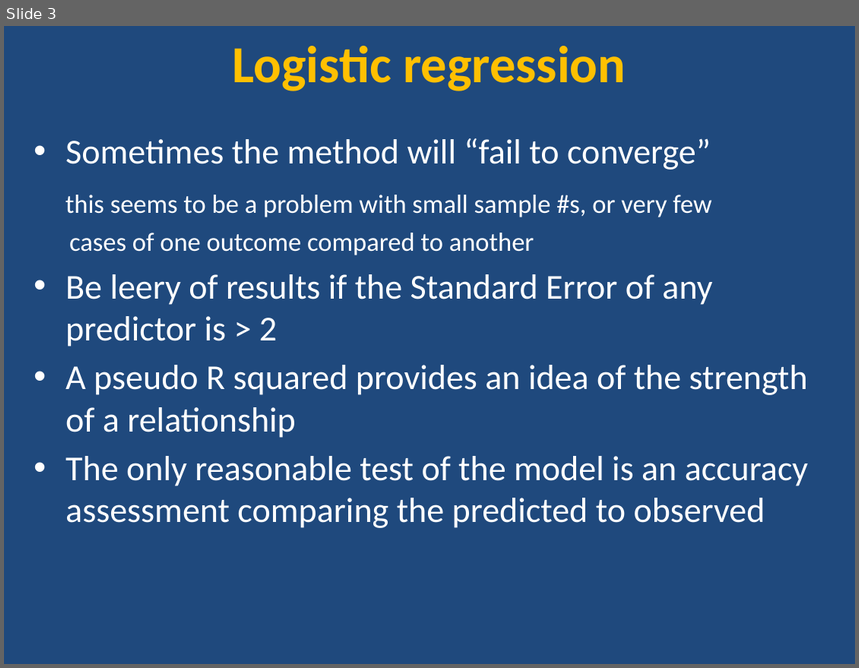
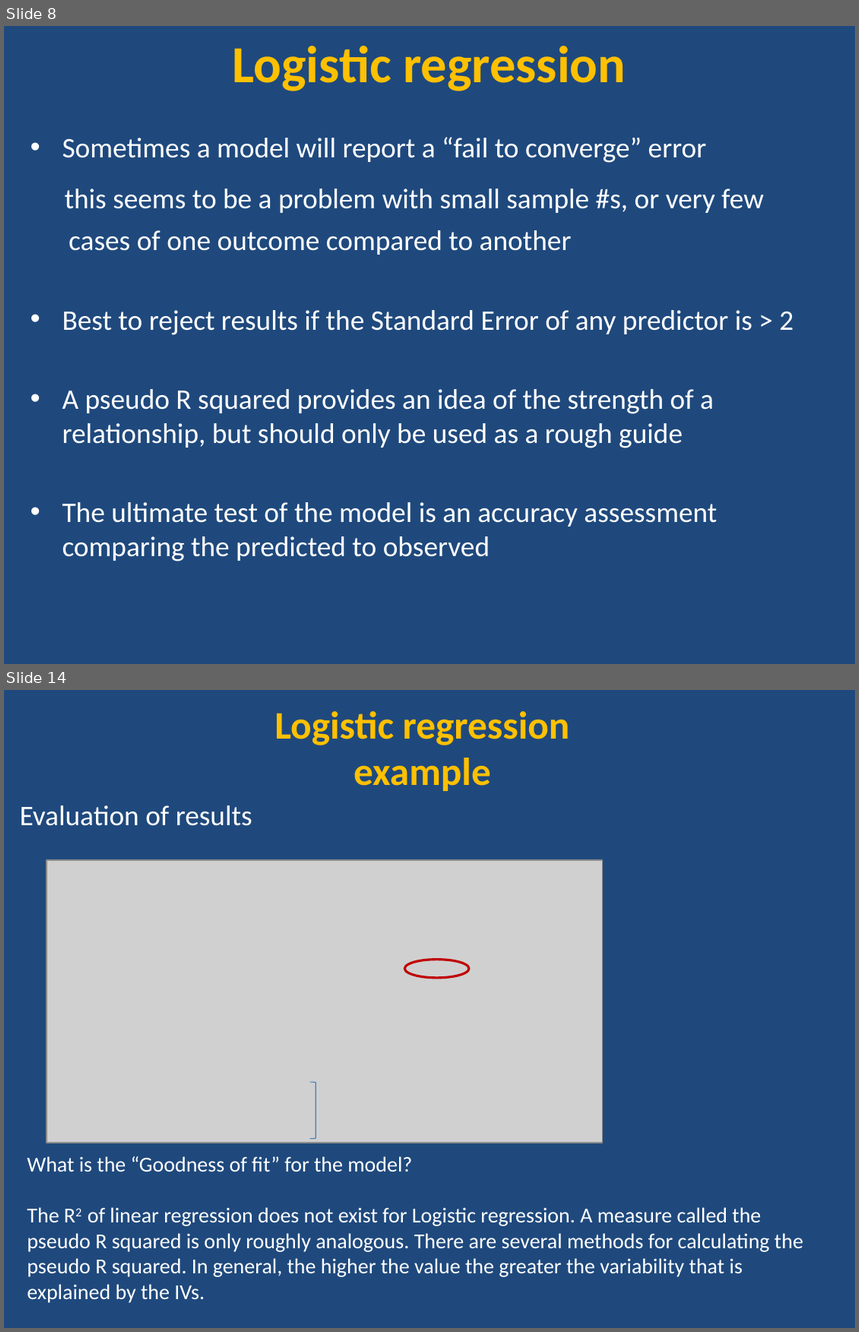
Before and after one commit to ncss-tech/stats_for_soil_survey, a slide deck: presentations/logistic_regression/Logistic.pptx. Shown one above the other, each under a label of ours: slide 3 before the commit, slides 8 and 14 after it; the slides between them are not shown. The pictures are 859x668 and 859x1332 pixels, drawn with LibreOffice and Linux fonts; fonts in the diff are those of the drawing; grey boxes stand for pictures. Boxes give left, top, right and bottom in pixels: in the first picture for what was removed or moved away, otherwise in the second. Text is boxed around its words. In the diff, an @@ line names an element or a change of style, - is before the commit and + after.

Commit message:
updates to logistic

```diff
--- a/presentations/logistic_regression/Logistic.pptx
+++ b/presentations/logistic_regression/Logistic.pptx
@@ slide 14 added at [4,690,855,1328], background #1F497D @@
@@ text added at [275,711,570,791], 33 pt, text #FFC000, bold @@
+Logistic regression
+example
@@ text added at [20,806,253,826], 24 pt, text #FFFFFF @@
+Evaluation of results
@@ picture added at [47,860,602,1143] @@
@@ ellipse added at [405,960,470,979], outline #C00000 2 pt @@
@@ right bracket added at [310,1082,316,1139], outline #4B7EBC 0.75 pt @@
@@ text added at [27,1157,804,1303], 18 pt, text #FFFFFF @@
+What is the “Goodness of fit” for the model?
+The R2 of linear regression does not exist for Logistic regression. A measure called the pseudo R squared is only roughly analogous. There are several methods for calculating the pseudo R squared. In general, the higher the value the greater the variability that is explained by the IVs.
@@ what was slide 3 is now slide 8 @@
@@ slide 8 changed as well @@
@@ text at [63,137,707,163]: text changed; size 29.6 to 24 pt @@
-• Sometimes the method will “fail to converge”
+• Sometimes a model will report a “fail to converge” error
@@ text at [65,189,764,255]: size 22.2 to 24 pt in "this seems to be a problem with ...", "cases of one outcome compared to another" @@
@@ text at [63,310,794,562]: text changed; size 29.6 to 24 pt @@
-• Be leery of results if the Standard Error of any predictor is > 2
-• A pseudo R squared provides an idea of the strength of a relationship
-• The only reasonable test of the model is an accuracy assessment comparing the predicted to observed
+• Best to reject results if the Standard Error of any predictor is > 2
+• A pseudo R squared provides an idea of the strength of a relationship, but should only be used as a rough guide
+• The ultimate test of the model is an accuracy assessment comparing the predicted to observed
```
Also in this commit, not shown: 16 other slides changed, 11 other slides added, 1 other file.
